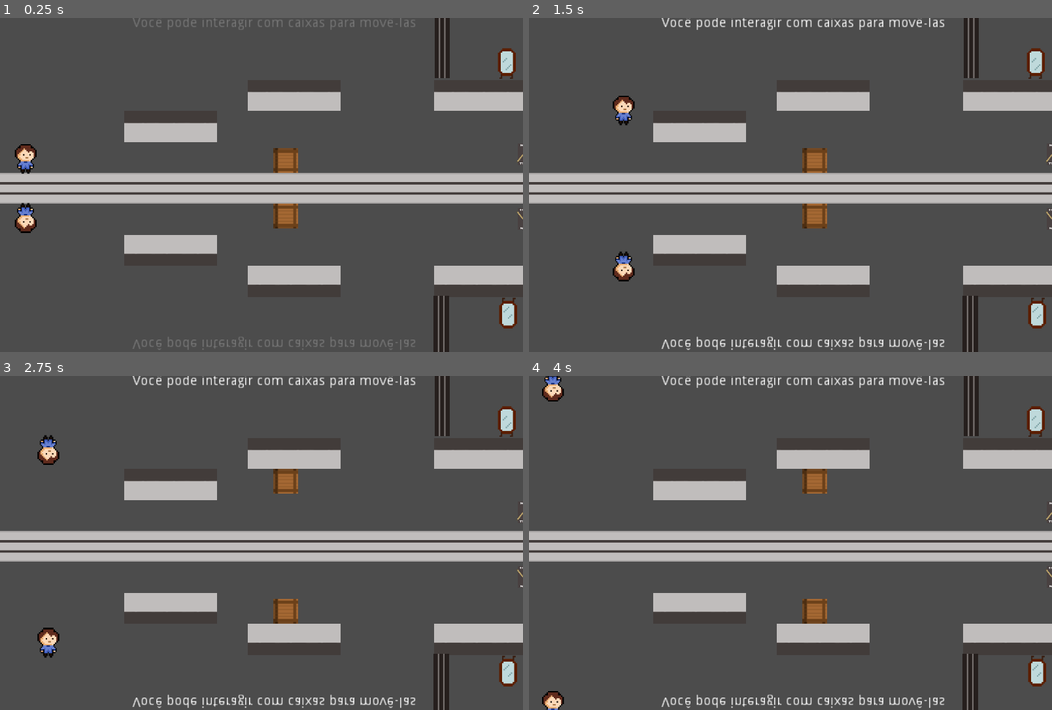
Above: before the commit, frames 1-4 (two rows, left to right).
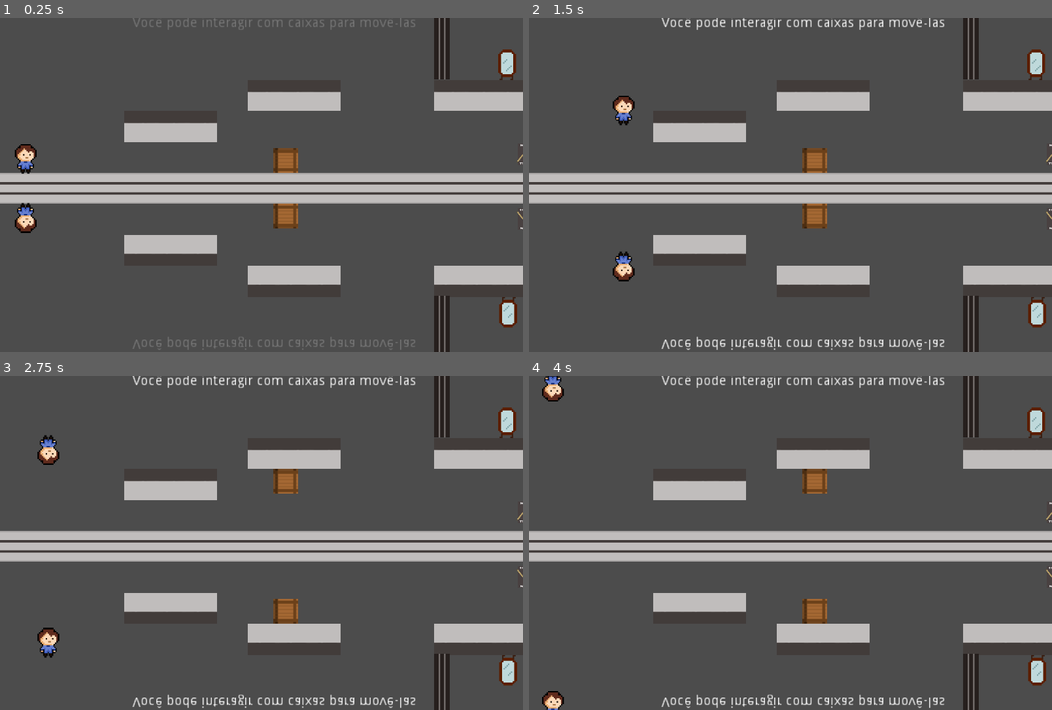
Above: after the commit, the same moments.

Repository: papukweh/Sohlepse
Game: Godot game, scene res://Stages/stage6.tscn
The game is run twice, just before and just after one commit, with the same random seed, the same clock (stepped at 60 frames per second) and the same inputs. This scene is started directly instead of the project's main scene.
Inputs:
- Up to frame 1 (0.25 s): no input
- Up to frame 2 (1.5 s): hold Right (move_right) 0.53-1.28 s; hold E (interact) 0.53-1.28 s; tap Up (jump) at 0.77 s; hold Down (move_down) from 1.28 s (still down); tap H (change-h) at 1.35 s
- Up to frame 3 (2.75 s): tap Up (jump) at 1.52 s; tap E (interact) at 1.55 s; release Down (move_down) at 2.03 s; hold Right (move_right) from 2.03 s (still down); hold E (interact) from 2.03 s (still down); tap V (change-v) at 2.1 s
- Up to frame 4 (4 s): release E (interact) at 2.78 s; tap E (interact) at 2.85 s; tap Up (jump) at 3.02, 3.77 s; release Right (move_right) at 3.53 s; hold Left (move_left) from 3.53 s (still down); hold E (interact) from 3.53 s (still down); tap F (play) at 3.6 s

The runs differ from the first frame. In frame 1, 0.4% of the frame differs, in the area x 82-99%, y 0-100%; in frame 2, 0.4%; in frame 3, 0.4%; in frame 4, 0.4%.

Commit message:
Pequenos ajustes nas fases tutoriais

Diff:
--- a/Sohlepse/Menus/MenuPrincipal.tscn
+++ b/Sohlepse/Menus/MenuPrincipal.tscn
@@ -4,7 +4,7 @@
 [ext_resource path="res://Assets/Titulo.png" type="Texture" id=2]
 [ext_resource path="res://icon.png" type="Texture" id=3]
 
-[node name="MenuPrincipal" type="Control" index="0"]
+[node name="MenuPrincipal" type="Control"]
 
 anchor_left = 0.0
 anchor_top = 0.0
--- a/Sohlepse/Stages/stage4.tscn
+++ b/Sohlepse/Stages/stage4.tscn
@@ -8,7 +8,7 @@
 [ext_resource path="res://Objects/Lever.tscn" type="PackedScene" id=6]
 [ext_resource path="res://Objects/Wall.tscn" type="PackedScene" id=7]
 
-[node name="stage4" index="0" instance=ExtResource( 1 )]
+[node name="stage4" instance=ExtResource( 1 )]
 
 ACT = 3
 MODE = 1
--- a/Sohlepse/Stages/stage5.tscn
+++ b/Sohlepse/Stages/stage5.tscn
@@ -107,10 +107,10 @@
 anchor_top = 0.0
 anchor_right = 0.0
 anchor_bottom = 0.0
-margin_left = -189.0
-margin_top = -4.0
-margin_right = 538.0
-margin_bottom = 902.0
+margin_left = -193.0
+margin_top = -6.0
+margin_right = 534.0
+margin_bottom = 900.0
 rect_pivot_offset = Vector2( 0, 0 )
 rect_clip_content = false
 mouse_filter = 0
@@ -141,7 +141,7 @@
 
 [node name="Player1" parent="Players" index="0" instance=ExtResource( 3 )]
 
-position = Vector2( 45.0617, 535.063 )
+position = Vector2( 45.0617, 541.063 )
 
 [node name="Player2" parent="Players" index="1" instance=ExtResource( 3 )]
 
@@ -159,7 +159,7 @@
 
 [node name="EndgoalMirror" parent="." index="6" instance=ExtResource( 6 )]
 
-position = Vector2( 475.35, 413.487 )
+position = Vector2( 475.35, 416.487 )
 
 [node name="Tutorial" type="Node" parent="." index="7"]
 
--- a/Sohlepse/Stages/stage6.tscn
+++ b/Sohlepse/Stages/stage6.tscn
@@ -77,7 +77,7 @@
 custom_solver_bias = 0.0
 extents = Vector2( 67.0968, 27.4711 )
 
-[node name="stage6" instance=ExtResource( 1 )]
+[node name="stage6" index="0" instance=ExtResource( 1 )]
 
 PLAYERS = 2
 MAX_CLONES = 0
@@ -180,22 +180,24 @@
 
 [node name="Wall1" parent="Objects" index="4" instance=ExtResource( 6 )]
 
-position = Vector2( 913.111, 28.9895 )
+position = Vector2( 913, 31 )
 scale = Vector2( 1, 2.99574 )
+_sections_unfolded = [ "Collision", "Transform" ]
 
 [node name="Wall2" parent="Objects" index="5" instance=ExtResource( 6 )]
 
-position = Vector2( 911, 670 )
+position = Vector2( 913, 670 )
 scale = Vector2( 1, 2.99574 )
+_sections_unfolded = [ "Collision", "Transform" ]
 
 [node name="Endgoal" parent="." index="5" instance=ExtResource( 7 )]
 
-position = Vector2( 1047.81, 610.278 )
+position = Vector2( 1047.81, 608.278 )
 scale = Vector2( 1, -1 )
 
 [node name="EndgoalMirror" parent="." index="6" instance=ExtResource( 8 )]
 
-position = Vector2( 1048.18, 93.6963 )
+position = Vector2( 1048.72, 96.1559 )
 
 [node name="Tutorial" type="Node" parent="." index="7"]
 
